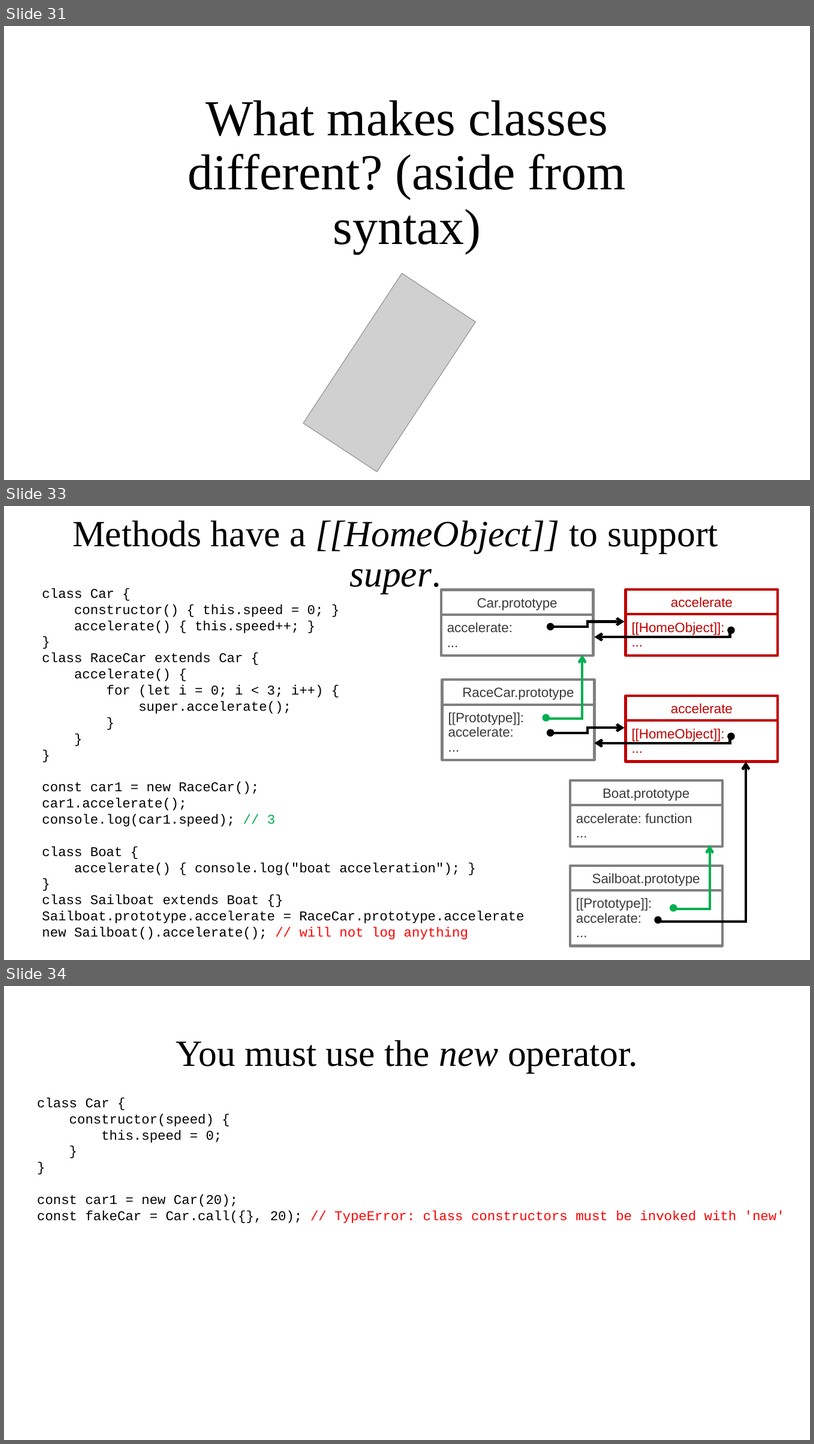
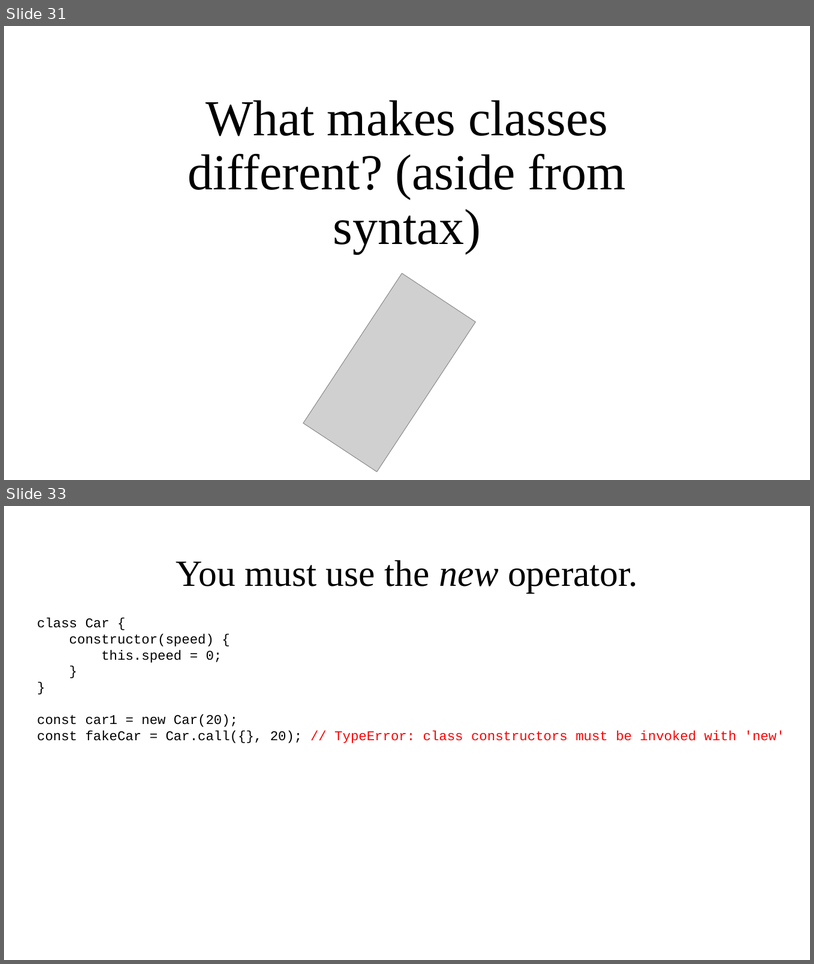
Before and after one commit to jlawrence/inheritance-in-javascript, a slide deck: The Inner Workings of Inheritance in JavaScript.pptx. Shown one above the other, each under a label of ours: slides 31, 33 and 34 before the commit, slides 31 and 33 after it; the slides between them are not shown. The pictures are 814x1444 and 814x964 pixels, drawn with LibreOffice and Linux fonts; fonts in the diff are those of the drawing; grey boxes stand for pictures. Boxes give left, top, right and bottom in pixels: in the first picture for what was removed or moved away, otherwise in the second. Text is boxed around its words. In the diff, an @@ line names an element or a change of style, - is before the commit and + after.

```diff
--- a/The Inner Workings of Inheritance in JavaScript.pptx
+++ b/The Inner Workings of Inheritance in JavaScript.pptx
@@ slide 33 removed at [4, 506, 810, 960], background #FFFFFF @@
@@ title removed at [72, 520, 719, 593] @@
-Methods have a [[HomeObject]] to support super.
@@ text removed at [42, 588, 524, 939] @@
-class Car {
-constructor() { this.speed = 0; }
-accelerate() { this.speed++; }
-}
-class RaceCar extends Car {
-accelerate() {
-for (let i = 0; i < 3; i++) {
-super.accelerate();
-}
-}
-}
-const car1 = new RaceCar();
-car1.accelerate();
-console.log(car1.speed); // 3
-class Boat {
-accelerate() { console.log("boat acceleration"); }
-}
-class Sailboat extends Boat {}
-Sailboat.prototype.accelerate = RaceCar.prototype.accelerate
-new Sailboat().accelerate(); // will not log anything
@@ rectangle removed at [441, 589, 594, 614] @@
-Car.prototype
@@ rectangle removed at [626, 589, 779, 614] @@
-accelerate
@@ rectangle removed at [441, 614, 594, 655] @@
-accelerate:
-...
@@ elbow double arrow removed from (551, 627) to (624, 622) @@
@@ elbow double arrow removed from (732, 630) to (595, 637) @@
@@ rectangle removed at [626, 614, 779, 655] @@
-[[HomeObject]]:
-...
@@ elbow double arrow removed from (546, 718) to (583, 655) @@
@@ rectangle removed at [443, 679, 595, 705] @@
-RaceCar.prototype
@@ rectangle removed at [626, 696, 779, 720] @@
-accelerate
@@ rectangle removed at [443, 705, 595, 760] @@
-[[Prototype]]:
-accelerate:
-...
@@ rectangle removed at [626, 720, 779, 761] @@
-[[HomeObject]]:
-...
@@ elbow double arrow removed from (551, 733) to (624, 727) @@
@@ elbow double arrow removed from (732, 736) to (595, 743) @@
@@ elbow double arrow removed from (659, 920) to (746, 761) @@
@@ rectangle removed at [570, 780, 723, 805] @@
-Boat.prototype
@@ rectangle removed at [570, 805, 723, 846] @@
-accelerate: function
-...
@@ elbow double arrow removed from (674, 907) to (710, 845) @@
@@ rectangle removed at [570, 865, 723, 890] @@
-Sailboat.prototype
@@ rectangle removed at [570, 890, 723, 946] @@
-[[Prototype]]:
-accelerate:
-...
@@ what was slide 34 is now slide 33 @@
```
Also in this commit, not shown: 4 slides changed, 1 other slide removed.
